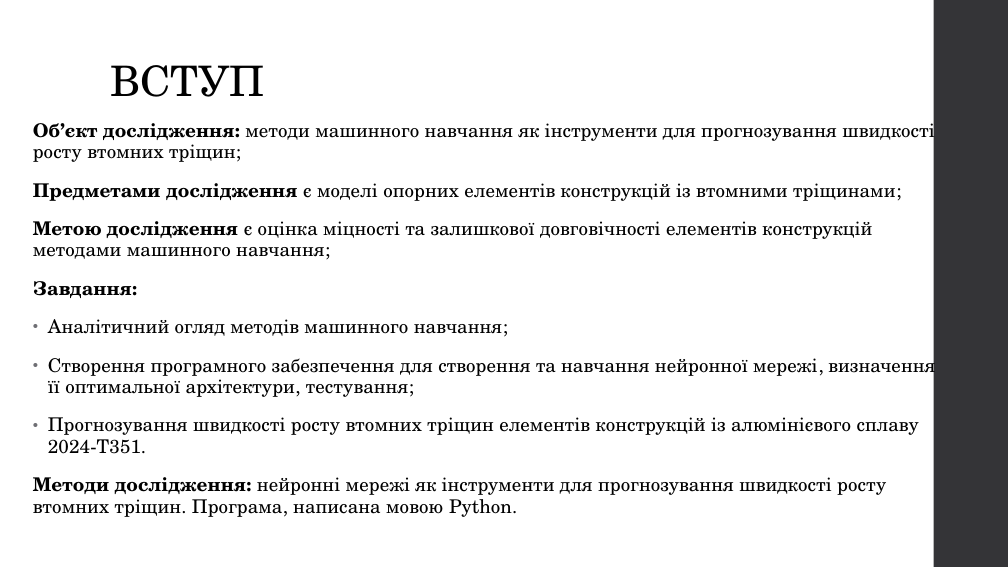
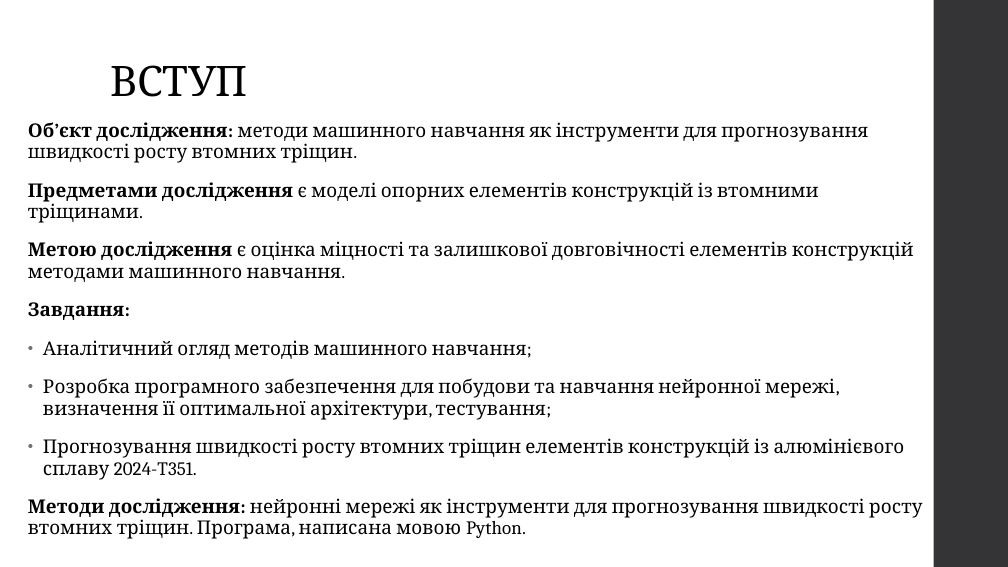
Before and after one commit to Romchyk-S/Thesis, a slide deck: slide 2 of Застосування методів машинного навчання для прогнозування елементів конструкцій-1.pptx. Drawn at 1008x567 pixels with LibreOffice and Linux fonts; fonts in the diff are those of the drawing. Boxes give left, top, right and bottom in pixels: in the first picture for what was removed or moved away, otherwise in the second. Text is boxed around its words. In the diff, an @@ line names an element or a change of style, - is before the commit and + after.

```diff
--- a/Застосування методів машинного навчання для прогнозування елементів конструкцій-1.pptx
+++ b/Застосування методів машинного навчання для прогнозування елементів конструкцій-1.pptx
@@ title "ВСТУП" at [111,65,248,97]: font TeX Gyre Schola to Cambria @@
@@ text at [28,122,914,282]: text changed; font TeX Gyre Schola to Cambria @@
-Об’єкт дослідження: методи машинного навчання як інструменти для прогнозування швидкості росту втомних тріщин;
-Предметами дослідження є моделі опорних елементів конструкцій із втомними тріщинами;
-Метою дослідження є оцінка міцності та залишкової довговічності елементів конструкцій методами машинного навчання;
+Об’єкт дослідження: методи машинного навчання як інструменти для прогнозування швидкості росту втомних тріщин.
+Предметами дослідження є моделі опорних елементів конструкцій із втомними тріщинами.
+Метою дослідження є оцінка міцності та залишкової довговічності елементів конструкцій методами машинного навчання.
@@ text at [28,302,922,539]: font TeX Gyre Schola to Cambria in "Завдання:", "Аналітичний огляд методів машинного навчання;", "Прогнозування швидкості росту втомних тріщин елементів конст ...", "Методи дослідження: нейронні мережі як інструменти для ..." @@
@@ text at [43,378,835,420]: text changed; font TeX Gyre Schola to Cambria @@
-• Створення програмного забезпечення для створення та навчання нейронної мережі, визначення її оптимальної архітектури, тестування;
+• Розробка програмного забезпечення для побудови та навчання нейронної мережі, визначення її оптимальної архітектури, тестування;
```
Also in this commit, not shown: 13 other slides changed, 16 other files.
